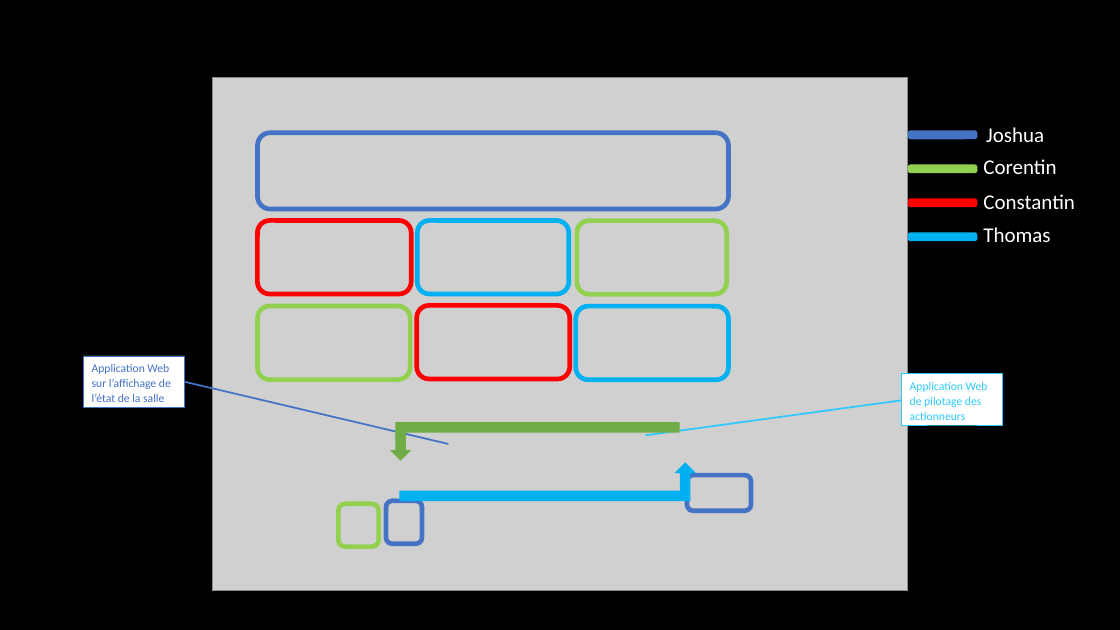
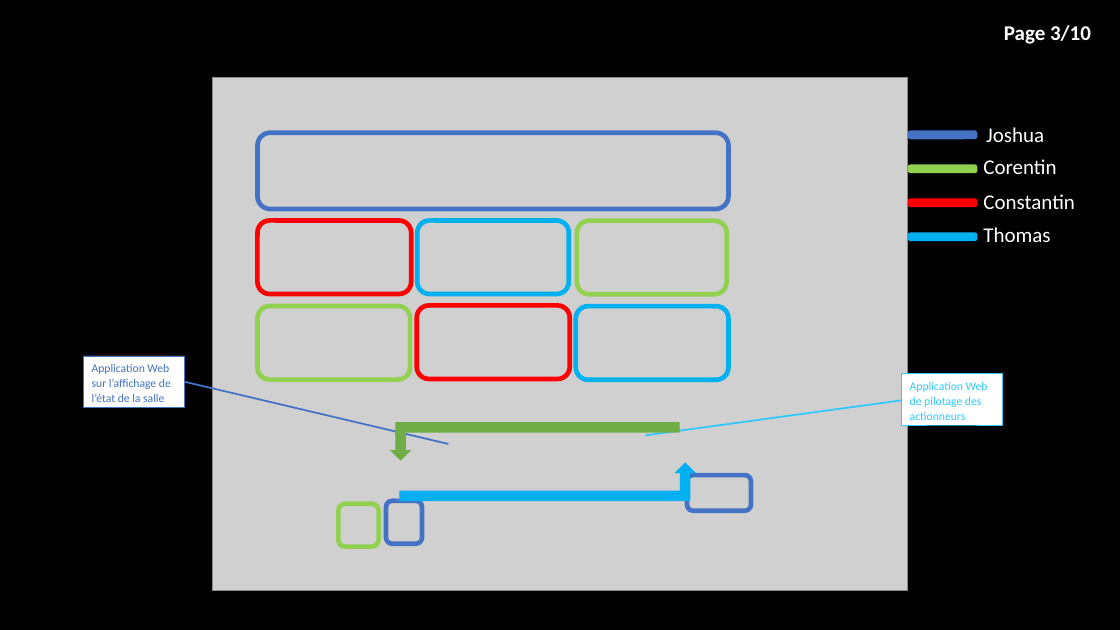
Before and after one commit to corentin-breny/Systeme_Escape_Game_13emePorte, a slide deck: slide 3 of Etudiants/Thomas/Revue Projet/Revue 1/Thomas Cadeau Revue 1.pptx. Drawn at 1120x630 pixels with LibreOffice and Linux fonts; fonts in the diff are those of the drawing; grey boxes stand for pictures; background and template pictures are left out. Boxes give left, top, right and bottom in pixels: in the first picture for what was removed or moved away, otherwise in the second. Text is boxed around its words. In the diff, an @@ line names an element or a change of style, - is before the commit and + after.

```diff
--- a/Etudiants/Thomas/Revue Projet/Revue 1/Thomas Cadeau Revue 1.pptx
+++ b/Etudiants/Thomas/Revue Projet/Revue 1/Thomas Cadeau Revue 1.pptx
@@ text added at bbox=[1004, 25, 1091, 44], 18 pt, text #FFFFFF, bold @@
+Page 3/10
```
Also in this commit, not shown: 6 other slides changed, 3 slides added, 2 slides removed, 1 other file.
